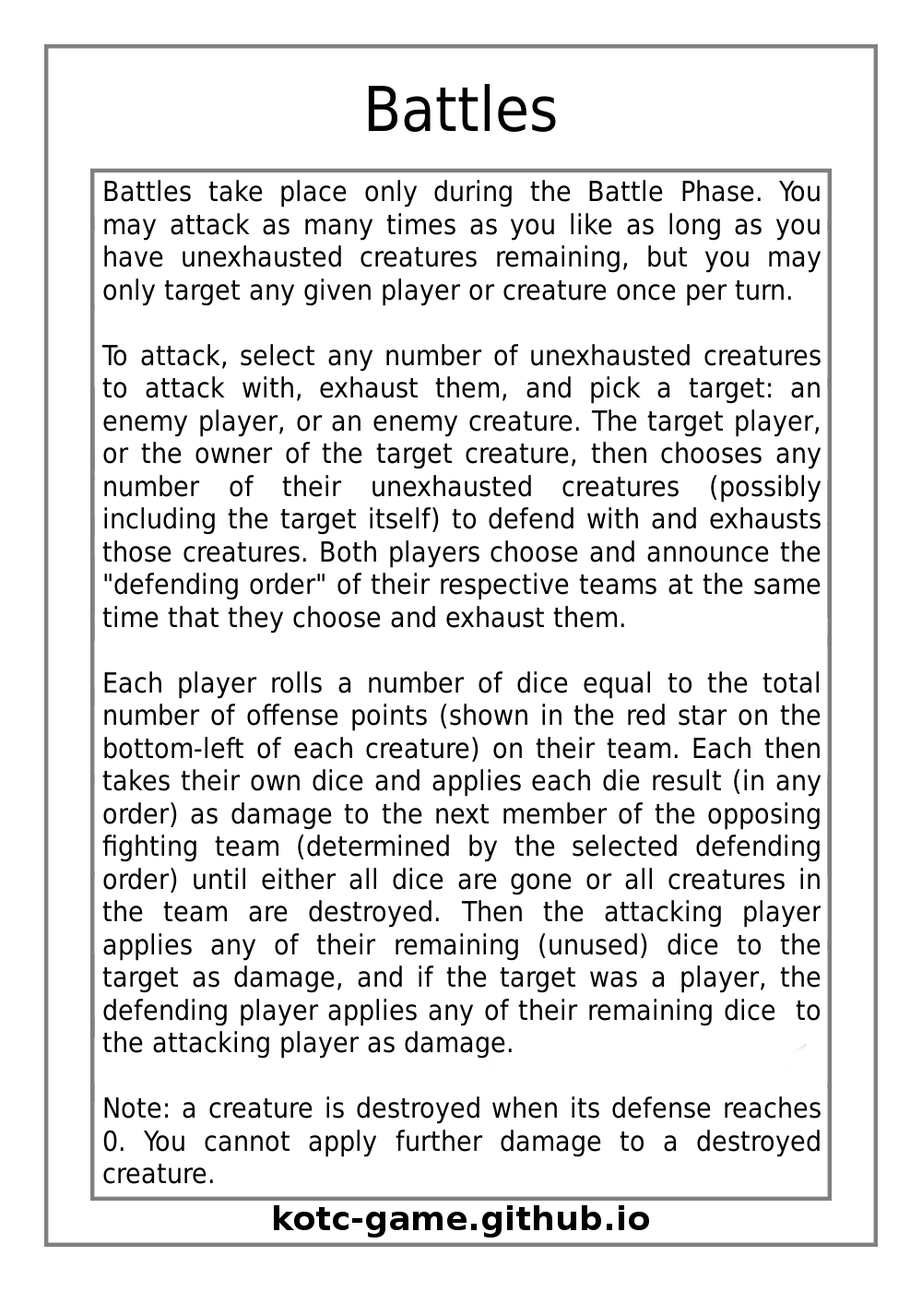
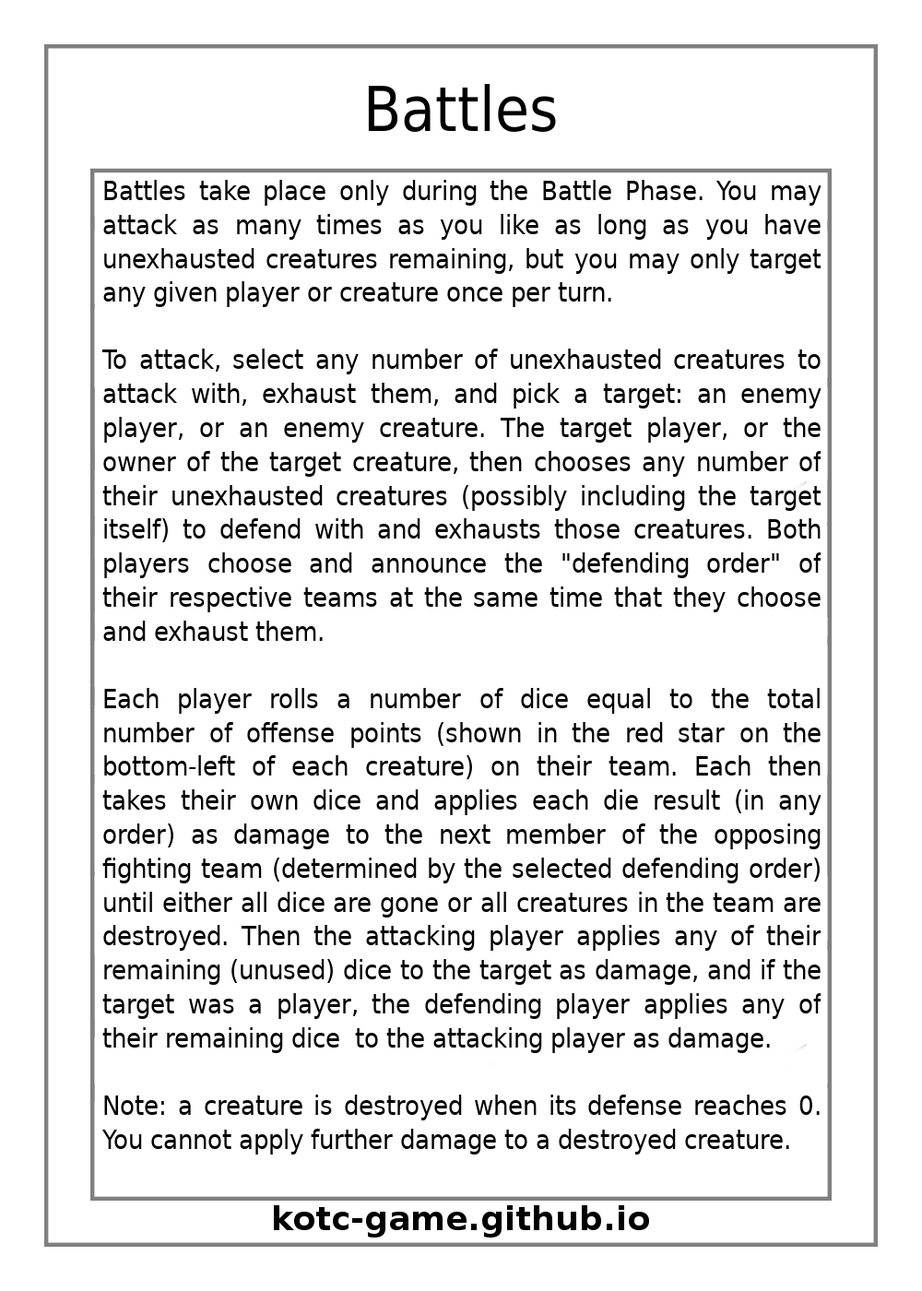
Layered file, before and after one edit (922px x 1291px). Changes by layer:
painted on "Effect Text" over (101, 179, 822, 1185)
